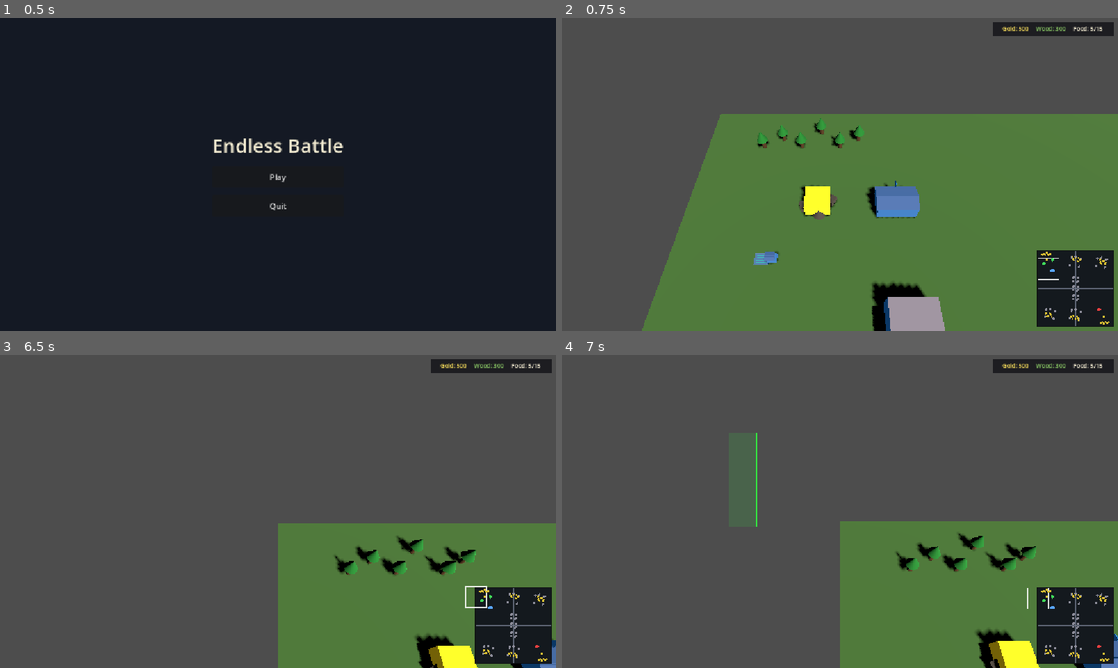
Above: before the commit, frames 1-4 (two rows, left to right).
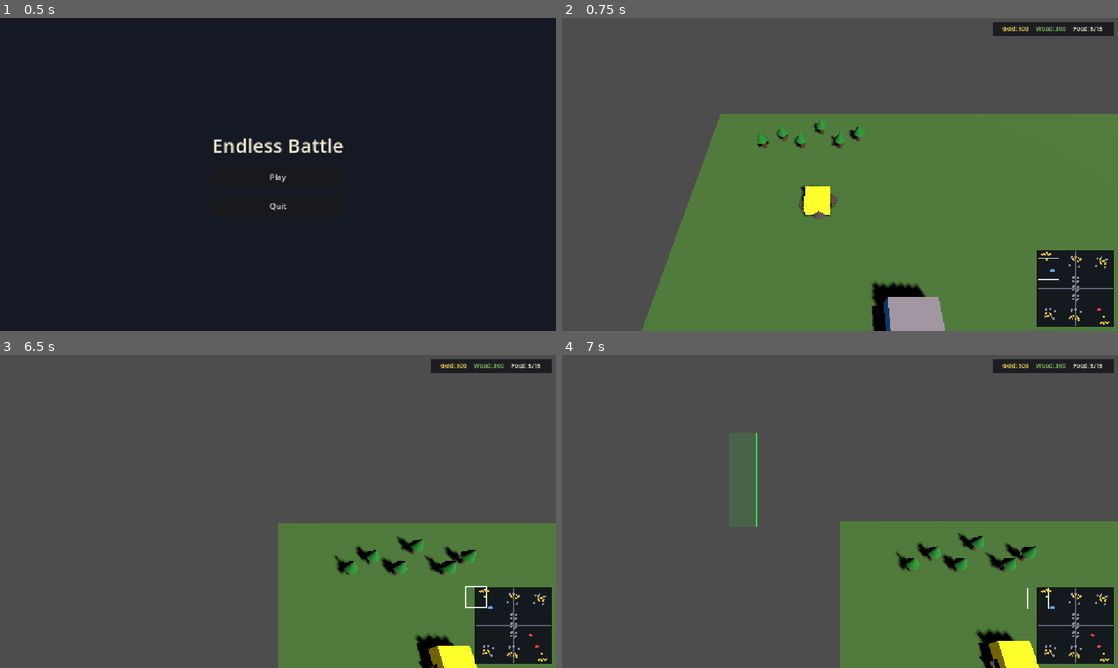
Above: after the commit, the same moments.

Repository: nplvkntx/endless-battle
Game: Godot game, scene res://scenes/ui/main_menu.tscn
The game is run twice, just before and just after one commit, with the same random seed, the same clock (stepped at 60 frames per second) and the same inputs.
Inputs (mouse positions are in pixels of both pictures, inside the frame that each line leads up to):
- Up to frame 1 (0.5 s): no input
- Up to frame 2 (0.75 s): click "Play" at 0.5 s
- Up to frame 3 (6.5 s): tap Enter at 1.25, 5 s; drag from (511, 624) to (333, 442) at 1.27 s; tap Space at 2 s; drag from (166, 527) to (250, 574) at 2.02 s; move the mouse to (333, 442) at 2.77 s; hold Right (ui_right) 2.78-3.5 s; tap T at 2.85 s; drag from (250, 574) to (111, 464) at 3.52 s; move the mouse to (444, 558) at 4.27 s; hold Left (ui_left) 4.28-5 s; tap C at 4.35 s; drag from (111, 464) to (194, 433) at 5.02 s; move the mouse to (305, 511) at 5.77 s; hold Down (ui_down) from 5.78 s (still down); tap E at 5.85 s; click (305, 511) at 5.92 s
- Up to frame 4 (7 s): release Down (ui_down) at 6.5 s; drag from (756, 433) to (728, 527) at 6.52 s

Frame 1 is identical in both runs. In frame 2, 1.1% of the frame differs, in the area x 34-89%, y 52-79%; in frame 3, 0.2%; in frame 4, 0.2%.

Commit message:
Add fair start and smarter AI attacks

Diff:
--- a/scenes/match/enemy_starting_base.tscn
+++ b/scenes/match/enemy_starting_base.tscn
@@ -41,3 +41,6 @@
 
 [node name="EnemyWorker4" parent="." unique_id=1562796510 groups=["enemies", "enemy_workers"] instance=ExtResource("2_worker")]
 transform = Transform3D(1, 0, 0, 0, 1, 0, 0, 0, 1, 32, 0.5, 25)
+
+[node name="EnemyWorker5" parent="." groups=["enemies", "enemy_workers"] instance=ExtResource("2_worker")]
+transform = Transform3D(1, 0, 0, 0, 1, 0, 0, 0, 1, 33, 0.5, 24.5)
--- a/scenes/match/player_starting_base.tscn
+++ b/scenes/match/player_starting_base.tscn
@@ -2,10 +2,7 @@
 
 [ext_resource type="Script" uid="uid://cf1qxeyb66dtc" path="res://scripts/buildings/command_center.gd" id="1_command_center"]
 [ext_resource type="PackedScene" uid="uid://c34sseipvxy7a" path="res://scenes/units/worker.tscn" id="2_worker"]
-[ext_resource type="PackedScene" uid="uid://bg5y8ctgvhkpp" path="res://scenes/buildings/farm.tscn" id="3_farm"]
-[ext_resource type="PackedScene" uid="uid://djfuwaovwcf3c" path="res://scenes/units/hero.tscn" id="4_hero"]
 [ext_resource type="Script" uid="uid://c0smd4kr0elli" path="res://scripts/components/health_component.gd" id="5_health_component"]
-[ext_resource type="PackedScene" uid="uid://c3tjs5jv1rvr6" path="res://scenes/buildings/barracks.tscn" id="6_barracks"]
 
 [sub_resource type="BoxMesh" id="BoxMesh_command_center"]
 size = Vector3(3.5, 2, 3.5)
@@ -30,8 +27,8 @@
 [node name="Worker4" parent="." unique_id=1388403132 instance=ExtResource("2_worker")]
 transform = Transform3D(1, 0, 0, 0, 1, 0, 0, 0, 1, -32, 0.5, -24)
 
-[node name="DevHero" parent="." unique_id=274321212 instance=ExtResource("4_hero")]
-transform = Transform3D(1, 0, 0, 0, 1, 0, 0, 0, 1, -33, 0.5, -23)
+[node name="Worker5" parent="." instance=ExtResource("2_worker")]
+transform = Transform3D(1, 0, 0, 0, 1, 0, 0, 0, 1, -33, 0.5, -23.5)
 
 [node name="CommandCenter" type="StaticBody3D" parent="." unique_id=1715301900 groups=["player_command_center"]]
 transform = Transform3D(1, 0, 0, 0, 1, 0, 0, 0, 1, -31, 1, -28)
@@ -47,13 +44,3 @@
 [node name="HealthComponent" type="Node" parent="CommandCenter" unique_id=445003066]
 script = ExtResource("5_health_component")
 max_health = 500
-
-[node name="Barracks" parent="." unique_id=155687893 instance=ExtResource("6_barracks")]
-transform = Transform3D(1, 0, 0, 0, 1, 0, 0, 0, 1, -31, 0.8, -38)
-
-[node name="HealthComponent" type="Node" parent="Barracks" unique_id=1862133368]
-script = ExtResource("5_health_component")
-max_health = 300
-
-[node name="Farm" parent="." unique_id=43908211 instance=ExtResource("3_farm")]
-transform = Transform3D(1, 0, 0, 0, 1, 0, 0, 0, 1, -42, 0.5, -33)
--- a/scripts/systems/enemy_army_command.gd
+++ b/scripts/systems/enemy_army_command.gd
@@ -254,10 +254,14 @@
 
 	if can_launch:
 		var hero: Hero = find_living_enemy_hero(tree)
+		var army_center: Vector3 = compute_army_center(regrouped_non_hero)
 		if (
 			hero != null
 			and regrouped_non_hero.size() >= MIN_NON_HERO_FOR_HERO_JOIN
+			and army_center != Vector3.ZERO
 			and is_hero_healthy_enough_for_wave(hero)
+			and horizontal_distance(hero.global_position, army_center)
+			<= HERO_MAX_DISTANCE_FROM_ARMY
 			and horizontal_distance(hero.global_position, rally_position)
 			<= WAVE_REGROUP_MAX_DISTANCE + 6.0
 		):
@@ -291,10 +295,14 @@
 
 	if can_launch:
 		var hero: Hero = find_living_enemy_hero(tree)
+		var army_center: Vector3 = compute_army_center(non_hero_units)
 		if (
 			hero != null
 			and non_hero_units.size() >= MIN_NON_HERO_FOR_HERO_JOIN
+			and army_center != Vector3.ZERO
 			and is_hero_healthy_enough_for_wave(hero)
+			and horizontal_distance(hero.global_position, army_center)
+			<= HERO_MAX_DISTANCE_FROM_ARMY
 		):
 			wave_units.append(hero)
 
@@ -312,7 +320,14 @@
 
 	if can_launch:
 		var hero: Hero = find_living_enemy_hero(tree)
-		if hero != null and is_living_combat_unit(hero):
+		var army_center: Vector3 = compute_army_center(non_hero_units)
+		if (
+			hero != null
+			and army_center != Vector3.ZERO
+			and is_living_combat_unit(hero)
+			and horizontal_distance(hero.global_position, army_center)
+			<= HERO_MAX_DISTANCE_FROM_ARMY
+		):
 			creep_units.append(hero)
 
 	return {
--- a/scripts/systems/enemy_early_strategy.gd
+++ b/scripts/systems/enemy_early_strategy.gd
@@ -5,12 +5,15 @@
 ## Units count as "visible" when within scout range of the enemy rally (no fog cheat).
 
 const SCOUT_RANGE := 55.0
+const ATTACK_PATH_DEFENSE_RANGE := 60.0
 const LOW_VISIBLE_ARMY_POWER := 140
 const ARMY_ADVANTAGE_RATIO := 1.35
+const ATTACK_VISIBLE_MIN_RATIO := 1.2
 const GREEDY_BUILD_DISTANCE := 26.0
 const GREEDY_LOCAL_DEFENSE_RADIUS := 18.0
 const GREEDY_MAX_LOCAL_DEFENSE := 1
 const HERO_AWAY_FROM_BASE_DISTANCE := 32.0
+const UNKNOWN_ARMY_FALLBACK_SECONDS := 420.0
 
 const CREEP_HERO_POWER := 220
 const CREEP_MELEE_POWER_PER_HEALTH := 1.0
@@ -23,6 +26,202 @@
 		return false
 
 	return not _assess_vulnerability(tree, rally_position).get("reasons", []).is_empty()
+
+
+## Returns whether a planned wave should commit to attack based on army size and visible player power.
+static func evaluate_wave_attack_commitment(
+	tree: SceneTree,
+	rally_position: Vector3,
+	wave_units: Array,
+	min_non_hero_units: int,
+	match_elapsed_seconds: float
+) -> Dictionary:
+	if tree == null or rally_position == Vector3.ZERO:
+		return _build_attack_decision(false, &"invalid_state")
+
+	var non_hero_units: Array = []
+	var hero_in_wave: Hero = null
+	for unit: Variant in wave_units:
+		if unit == null or not is_instance_valid(unit):
+			continue
+
+		if unit is Hero:
+			hero_in_wave = unit as Hero
+		elif _is_enemy_non_hero_combat_unit(unit as Node):
+			non_hero_units.append(unit)
+
+	var non_hero_count: int = non_hero_units.size()
+	if non_hero_count <= 0:
+		return _build_attack_decision(false, &"hero_only")
+
+	if non_hero_count < min_non_hero_units:
+		return _build_attack_decision(false, &"army_too_small")
+
+	if hero_in_wave != null and non_hero_count < EnemyArmyCommand.MIN_NON_HERO_FOR_HERO_JOIN:
+		return _build_attack_decision(false, &"hero_isolated")
+
+	var attack_destination: Vector3 = EnemyArmyCommand.resolve_wave_attack_destination(
+		tree,
+		rally_position
+	)
+	var wave_power: int = _estimate_player_or_enemy_power(wave_units)
+	var visible_power: int = _estimate_visible_player_defense_power(
+		tree,
+		rally_position,
+		attack_destination
+	)
+
+	if visible_power > 0:
+		var required_power: int = int(float(visible_power) * ATTACK_VISIBLE_MIN_RATIO)
+		if wave_power < required_power:
+			return _build_attack_decision(
+				false,
+				&"outpowered",
+				{
+					"wave_power": wave_power,
+					"visible_power": visible_power,
+					"required_power": required_power,
+				}
+			)
+
+		return _build_attack_decision(
+			true,
+			&"visible_advantage",
+			{
+				"wave_power": wave_power,
+				"visible_power": visible_power,
+				"required_power": required_power,
+			}
+		)
+
+	if match_elapsed_seconds >= UNKNOWN_ARMY_FALLBACK_SECONDS:
+		return _build_attack_decision(
+			true,
+			&"unknown_army_timeout",
+			{"wave_power": wave_power, "non_hero_count": non_hero_count}
+		)
+
+	if non_hero_count >= min_non_hero_units:
+		return _build_attack_decision(
+			true,
+			&"unknown_army_ready",
+			{"wave_power": wave_power, "non_hero_count": non_hero_count}
+		)
+
+	return _build_attack_decision(false, &"unknown_army_not_ready")
+
+
+static func _build_attack_decision(
+	can_attack: bool,
+	reason: StringName,
+	details: Dictionary = {}
+) -> Dictionary:
+	var result: Dictionary = {
+		"can_attack": can_attack,
+		"reason": reason,
+	}
+	result.merge(details, true)
+	return result
+
+
+static func _estimate_visible_player_defense_power(
+	tree: SceneTree,
+	rally_position: Vector3,
+	attack_destination: Vector3
+) -> int:
+	var rally_visible: Array = _collect_visible_player_military(tree, rally_position)
+	var path_visible: Array = _collect_player_military_near(
+		tree,
+		attack_destination,
+		ATTACK_PATH_DEFENSE_RANGE
+	)
+	var combined: Array = rally_visible.duplicate()
+	for unit: Variant in path_visible:
+		if unit == null or not is_instance_valid(unit):
+			continue
+
+		if combined.has(unit):
+			continue
+
+		combined.append(unit)
+
+	return _estimate_player_or_enemy_power(combined)
+
+
+static func _collect_player_military_near(
+	tree: SceneTree,
+	position: Vector3,
+	search_range: float
+) -> Array:
+	var units: Array = []
+
+	for group_name: StringName in [EnemyArmyCommand.UNITS_GROUP, EnemyArmyCommand.HEROES_GROUP]:
+		for node: Node in tree.get_nodes_in_group(group_name):
+			if not _is_player_military_unit(node):
+				continue
+
+			if not node is Node3D:
+				continue
+
+			var distance: float = EnemyArmyCommand.horizontal_distance(
+				position,
+				(node as Node3D).global_position
+			)
+			if distance > search_range:
+				continue
+
+			units.append(node)
+
+	return units
+
+
+static func _is_enemy_non_hero_combat_unit(node: Node) -> bool:
+	if not EnemyArmyCommand.is_living_combat_unit(node):
+		return false
+
+	return not EnemyArmyCommand.is_hero_unit(node)
+
+
+static func _estimate_player_or_enemy_power(units: Array) -> int:
+	var power: int = 0
+
+	for unit: Variant in units:
+		if unit == null or not is_instance_valid(unit):
+			continue
+
+		if not unit is Node:
+			continue
+
+		if unit is Hero or unit is Swordsman or unit is Archer:
+			if CombatTargetValidation.is_enemy_faction(unit as Node):
+				if not EnemyArmyCommand.is_living_combat_unit(unit as Node):
+					continue
+			elif not _is_player_military_unit(unit as Node):
+				continue
+		else:
+			continue
+
+		var health_component: HealthComponent = (unit as Node).get_node_or_null(
+			"HealthComponent"
+		) as HealthComponent
+		var current_health: int = (
+			health_component.current_health
+			if health_component != null
+			else 0
+		)
+
+		if unit is Hero:
+			power += CREEP_HERO_POWER + current_health
+			continue
+
+		var damage: int = int((unit as Object).get("attack_damage")) if "attack_damage" in unit else 0
+		if unit is Archer:
+			power += int(float(current_health) * CREEP_RANGED_POWER_PER_HEALTH)
+		else:
+			power += int(float(current_health) * CREEP_MELEE_POWER_PER_HEALTH)
+		power += damage * int(CREEP_DAMAGE_POWER_MULTIPLIER)
+
+	return power
 
 
 static func _assess_vulnerability(tree: SceneTree, rally_position: Vector3) -> Dictionary:
--- a/scripts/systems/enemy_wave_manager.gd
+++ b/scripts/systems/enemy_wave_manager.gd
@@ -63,6 +63,11 @@
 			EnemyArmyCommand.command_retreat_hero(hero, rally_position)
 		return
 
+	var army_mode: EnemyArmyCommand.ArmyMode = EnemyArmyCommand.get_army_mode()
+	var max_hero_distance: float = EnemyArmyCommand.HERO_MAX_DISTANCE_FROM_ARMY
+	if army_mode == EnemyArmyCommand.ArmyMode.ATTACKING:
+		max_hero_distance *= 0.75
+
 	var non_hero_units: Array = EnemyArmyCommand.collect_living_non_hero_combat_units(get_tree())
 
 	if health_ratio < EnemyArmyCommand.HERO_RETREAT_HP_RATIO:
@@ -79,7 +84,7 @@
 		return
 
 	var distance_to_army: float = _horizontal_distance(hero.global_position, army_center)
-	if distance_to_army > EnemyArmyCommand.HERO_MAX_DISTANCE_FROM_ARMY:
+	if distance_to_army > max_hero_distance:
 		EnemyArmyCommand.command_retreat_hero(hero, army_center)
 		return
 
@@ -237,11 +242,23 @@
 		_schedule_next_wave()
 		return
 
+	var wave_units: Array = wave_plan.get("units", [])
+	var attack_commitment: Dictionary = EnemyEarlyStrategy.evaluate_wave_attack_commitment(
+		get_tree(),
+		rally_position,
+		wave_units,
+		min_non_hero_units,
+		_get_match_elapsed_seconds()
+	)
+	if not attack_commitment.get("can_attack", false):
+		_hold_army_when_too_weak_to_attack(rally_position)
+		_schedule_next_wave()
+		return
+
 	var attack_destination: Vector3 = EnemyArmyCommand.resolve_wave_attack_destination(
 		get_tree(),
 		rally_position
 	)
-	var wave_units: Array = wave_plan.get("units", [])
 	if not EnemyArmyCommand.try_claim_army_mode(
 		EnemyArmyCommand.ArmyMode.ATTACKING,
 		true
@@ -350,6 +367,23 @@
 	_hold_army_for_creep_phase(rally_position)
 
 
+func _hold_army_when_too_weak_to_attack(rally_position: Vector3) -> void:
+	if EnemyArmyCommand.get_army_mode() == EnemyArmyCommand.ArmyMode.DEFENDING:
+		return
+
+	var creep_plan: Dictionary = EnemyArmyCommand.build_creep_army(get_tree())
+	if creep_plan.get("can_launch", false):
+		return
+
+	if EnemyArmyCommand.try_claim_army_mode(EnemyArmyCommand.ArmyMode.REGROUPING):
+		EnemyArmyCommand.command_regroup_at_rally(get_tree(), rally_position)
+		return
+
+	var hero: Hero = EnemyArmyCommand.find_living_enemy_hero(get_tree())
+	if hero != null and is_instance_valid(hero):
+		EnemyArmyCommand.command_hold_at_rally([hero], rally_position)
+
+
 func _hold_army_for_creep_phase(rally_position: Vector3) -> void:
 	var non_hero_units: Array = EnemyArmyCommand.collect_living_non_hero_combat_units(
 		get_tree()
